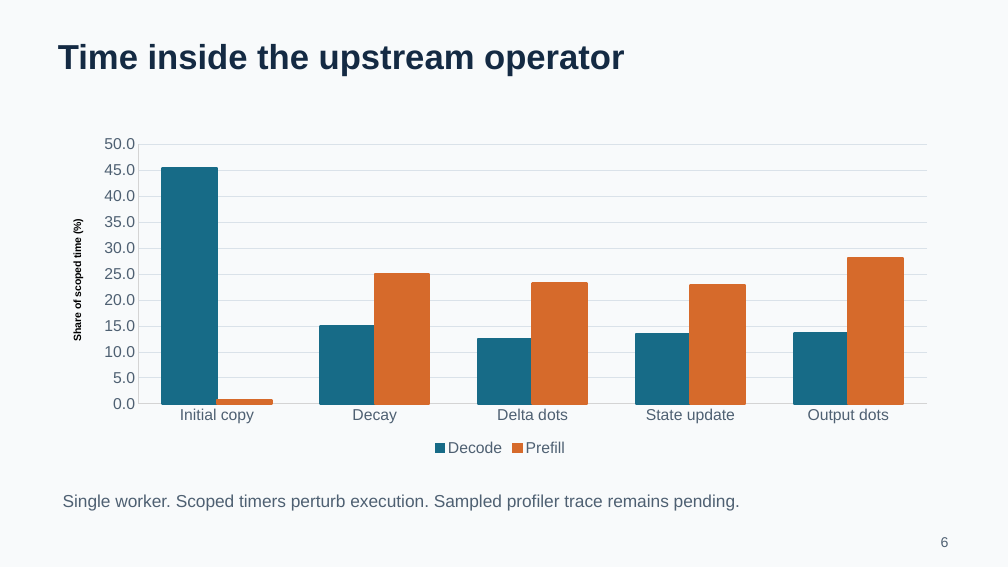
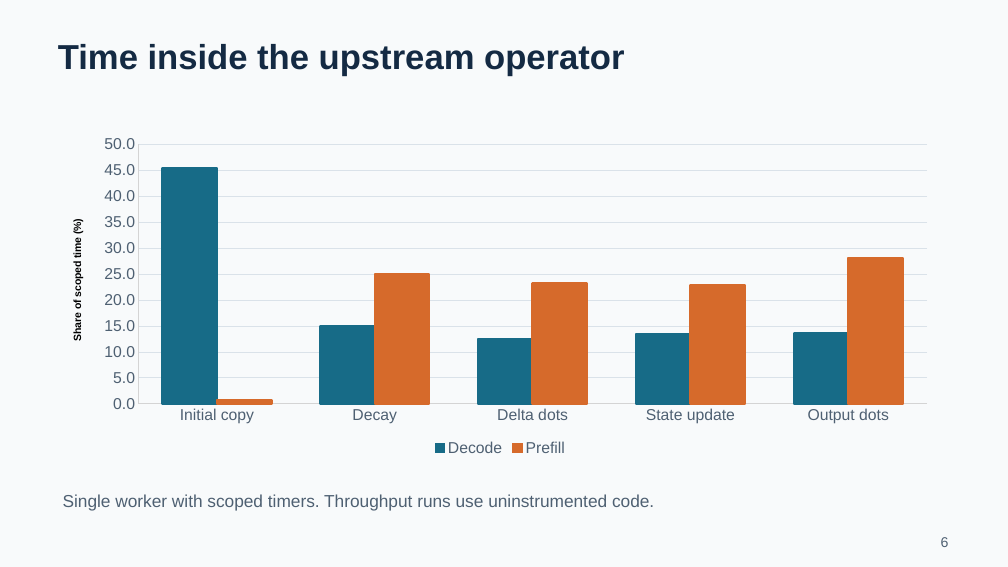
Before and after one commit to secureswim/cpu-inference-gdn, a slide deck: slide 6 of output/Project_1_Presentation.pptx. Drawn at 1008x567 pixels with LibreOffice and Linux fonts; fonts in the diff are those of the drawing. Boxes give left, top, right and bottom in pixels: in the first picture for what was removed or moved away, otherwise in the second. Text is boxed around its words. In the diff, an @@ line names an element or a change of style, - is before the commit and + after.

```diff
--- a/output/Project_1_Presentation.pptx
+++ b/output/Project_1_Presentation.pptx
@@ text at [63, 494, 654, 511]: text changed @@
-Single worker. Scoped timers perturb execution. Sampled profiler trace remains pending.
+Single worker with scoped timers. Throughput runs use uninstrumented code.
```
Also in this commit, not shown: 14 other files.
